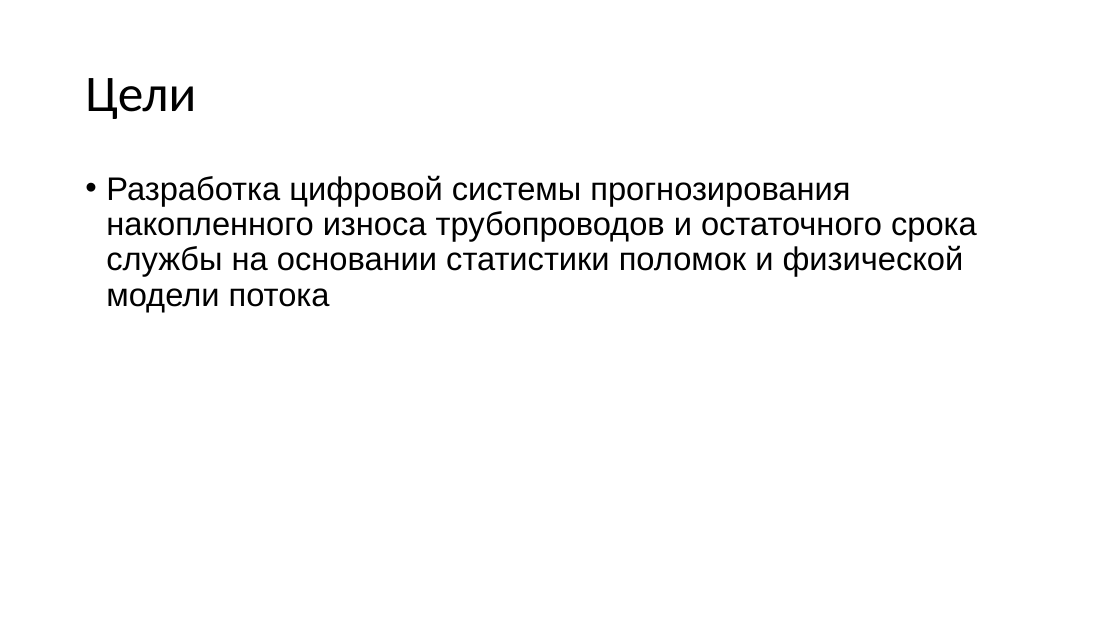
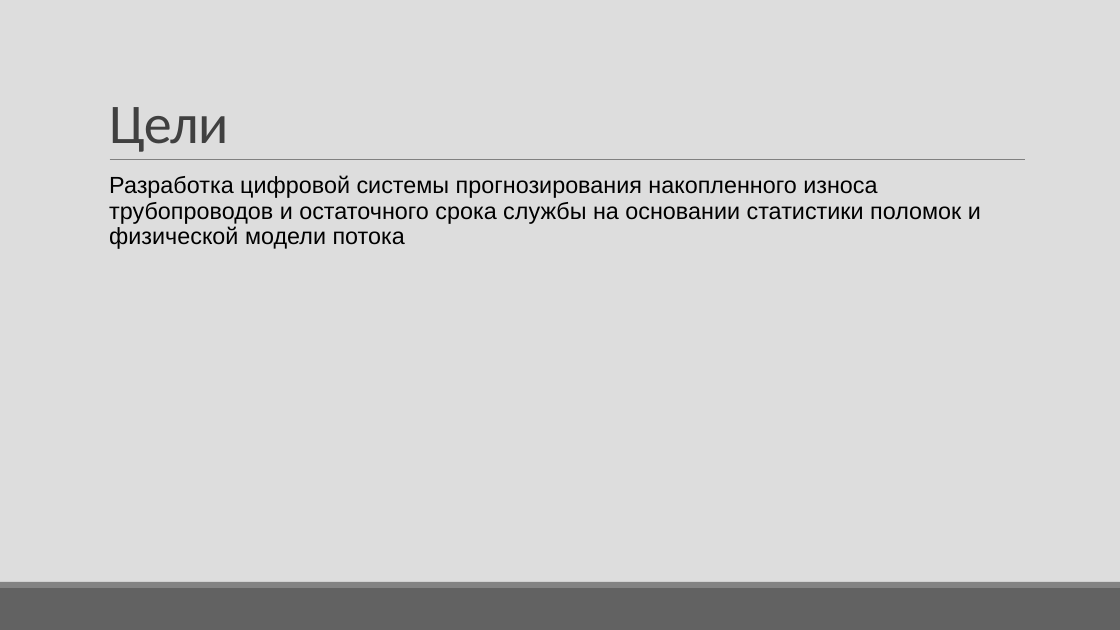
Before and after one commit to ark2016/NESTRO_CHALLENGE_2023, a slide deck: slide 3 of presentation/Greedy_algorithm.pptx. Drawn at 1120x630 pixels with LibreOffice and Linux fonts; fonts in the diff are those of the drawing. Boxes give left, top, right and bottom in pixels: in the first picture for what was removed or moved away, otherwise in the second. Text is boxed around its words. In the diff, an @@ line names an element or a change of style, - is before the commit and + after.

```diff
--- a/presentation/Greedy_algorithm.pptx
+++ b/presentation/Greedy_algorithm.pptx
@@ background #FFFFFF to #DDDDDD @@
@@ title "Цели": place and size @@
-title "Цели" at [85,78,196,119]
+title "Цели" at [109,107,228,152]
@@ title "Цели" at [109,107,228,152]: size 44 to 48 pt, text colour #000000 to #404040, letter spacing 0 to -0.5 pt; line spacing 0.9 to 0.85; vertical alignment middle to bottom @@
@@ text "Разработка цифровой системы прогнозирования накопленного ..." at [109,175,981,249]: size 28 to 20 pt; bullet • to  ; more space between paragraphs @@
@@ line added from (110, 160) to (1026, 160), #808080 0.5 pt @@
@@ rectangle added at [0,588,1120,630], fill #626262 @@
@@ rectangle added at [0,582,1120,588], fill #838383 @@
```
Also in this commit, not shown: 8 other slides changed.
